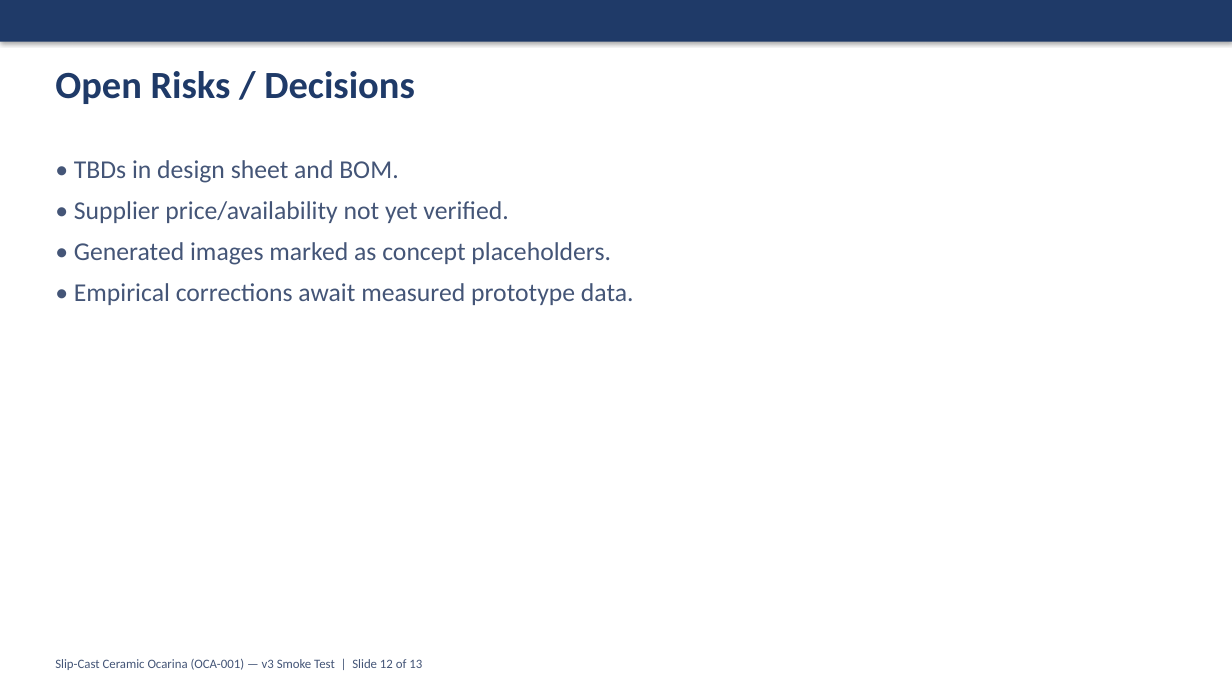
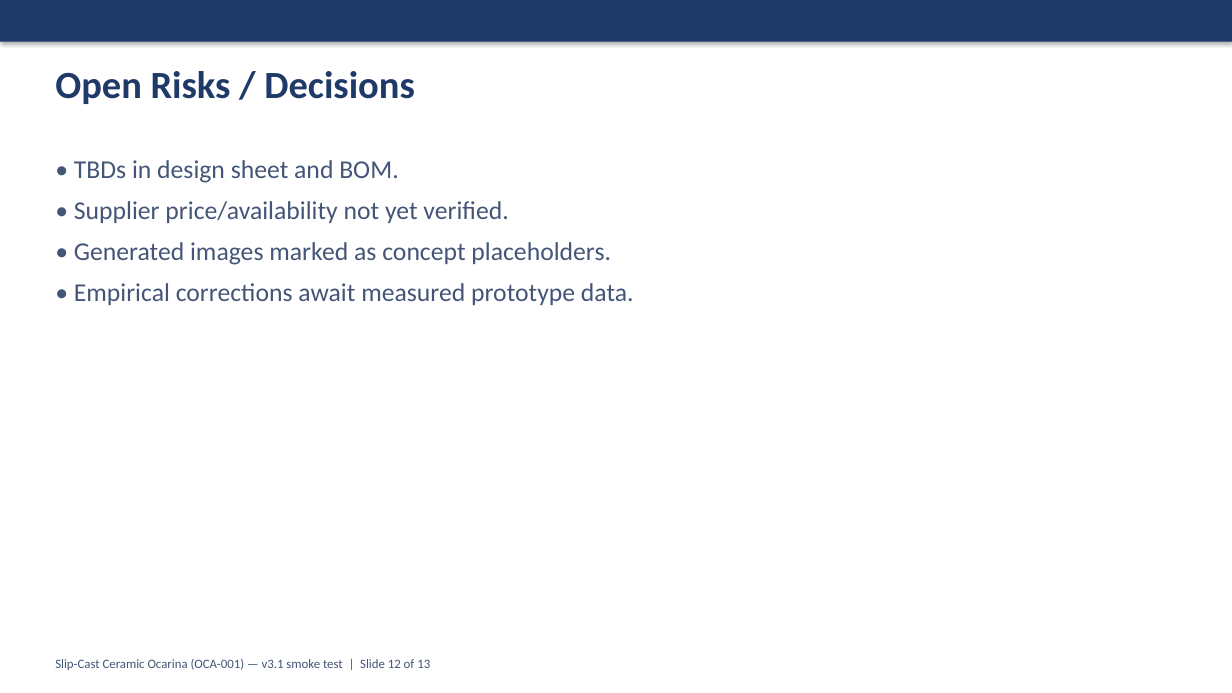
Before and after one commit to tonykoop/ocarina, a slide deck: slide 12 of capstone-deck.pptx. Drawn at 1232x693 pixels with LibreOffice and Linux fonts; fonts in the diff are those of the drawing. Boxes give left, top, right and bottom in pixels: in the first picture for what was removed or moved away, otherwise in the second. Text is boxed around its words. In the diff, an @@ line names an element or a change of style, - is before the commit and + after.

```diff
--- a/capstone-deck.pptx
+++ b/capstone-deck.pptx
@@ text at <box>55,659,430,670</box>: text changed @@
-Slip-Cast Ceramic Ocarina (OCA-001) — v3 Smoke Test | Slide 12 of 13
+Slip-Cast Ceramic Ocarina (OCA-001) — v3.1 smoke test | Slide 12 of 13
```
Also in this commit, not shown: 12 other slides changed, 5 other files.
